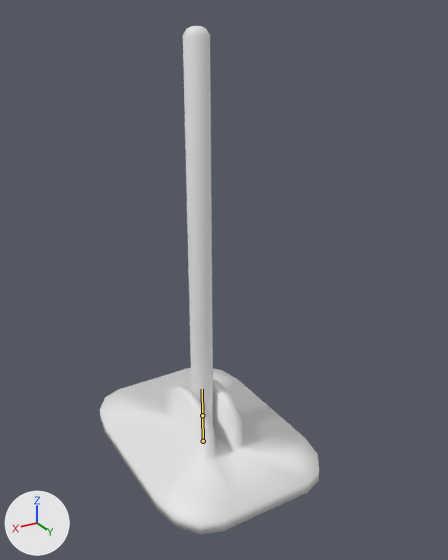
What one commit did to the glTF model assets/scenes/Lever.glb.
Both versions are drawn from a 50 mm camera at (2.03, 3.73, 3.29) aimed at (-0.03, 0.29, 1.56). Lighting does not change. The marker at lower left points along +X, +Y and +Z. Both versions are drawn at frame 0 of the action 'ArmatureAction'; the numbers are the values there. The bones that bend it are drawn over the model as lines. Materials are left out; every surface is plain grey.

The first picture shows 'Lever'.
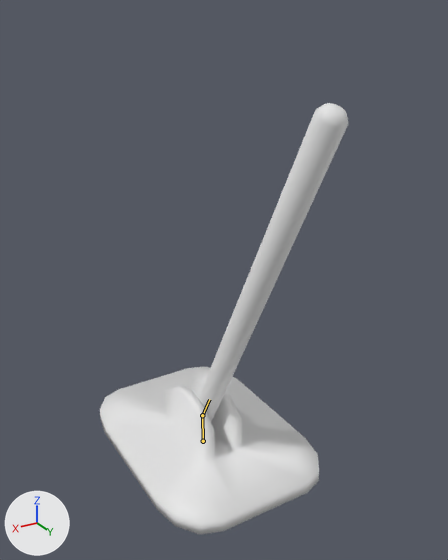
Edits to the bpy script that builds the scene:
```text
Change bone_leverbone:
    where bone_leverbone = bpy.data.objects['Armature'].pose.bones['LeverBone']  # child of 'root'
    bone_leverbone.rotation_quaternion: (1.0, 0.0, 0.0, 0.0) -> (0.971, -0.241, 0.0, 0.0)  # degrees (0, 0, 0) -> degrees (-28, 0, 0)
```

Changed parts and their boxes (x1, y1, x2, y2) in the pictures (448 x 560 px):
'Lever', posed (13% wider, 15% shorter)
    before: (100, 26, 319, 534)
    after: (100, 103, 348, 534)
bone 'LeverBone', root to tip
    before: (202, 415) to (202, 389)
    after: (202, 415) to (209, 399)
